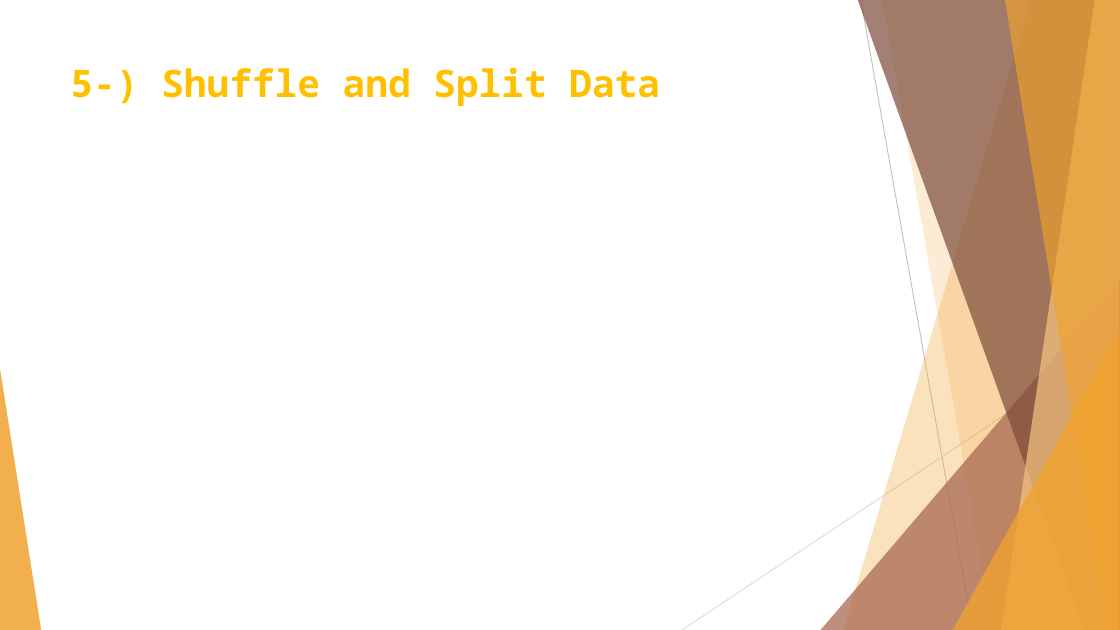
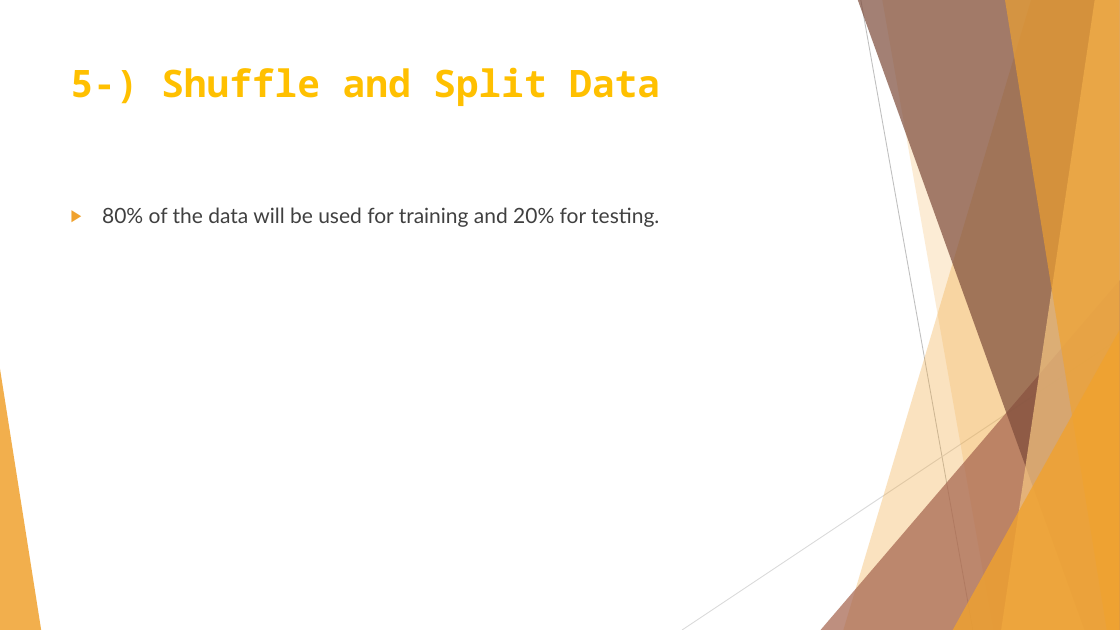
Before and after one commit to badicev/finding_donors, a slide deck: slide 16 of MLCharity-BaşakDilaraÇevik.pptx (slide 13 before the commit). Drawn at 1120x630 pixels with LibreOffice and Linux fonts; fonts in the diff are those of the drawing. Boxes give left, top, right and bottom in pixels: in the first picture for what was removed or moved away, otherwise in the second. Text is boxed around its words. In the diff, an @@ line names an element or a change of style, - is before the commit and + after.

```diff
--- a/MLCharity-BaşakDilaraÇevik.pptx
+++ b/MLCharity-BaşakDilaraÇevik.pptx
@@ text added at (x1=102, y1=207, x2=659, y2=227), 18 pt, text #404040 @@
+▶ 80% of the data will be used for training and 20% for testing.
```
Also in this commit, not shown: 2 other slides changed, 3 slides added, 11 other files.
